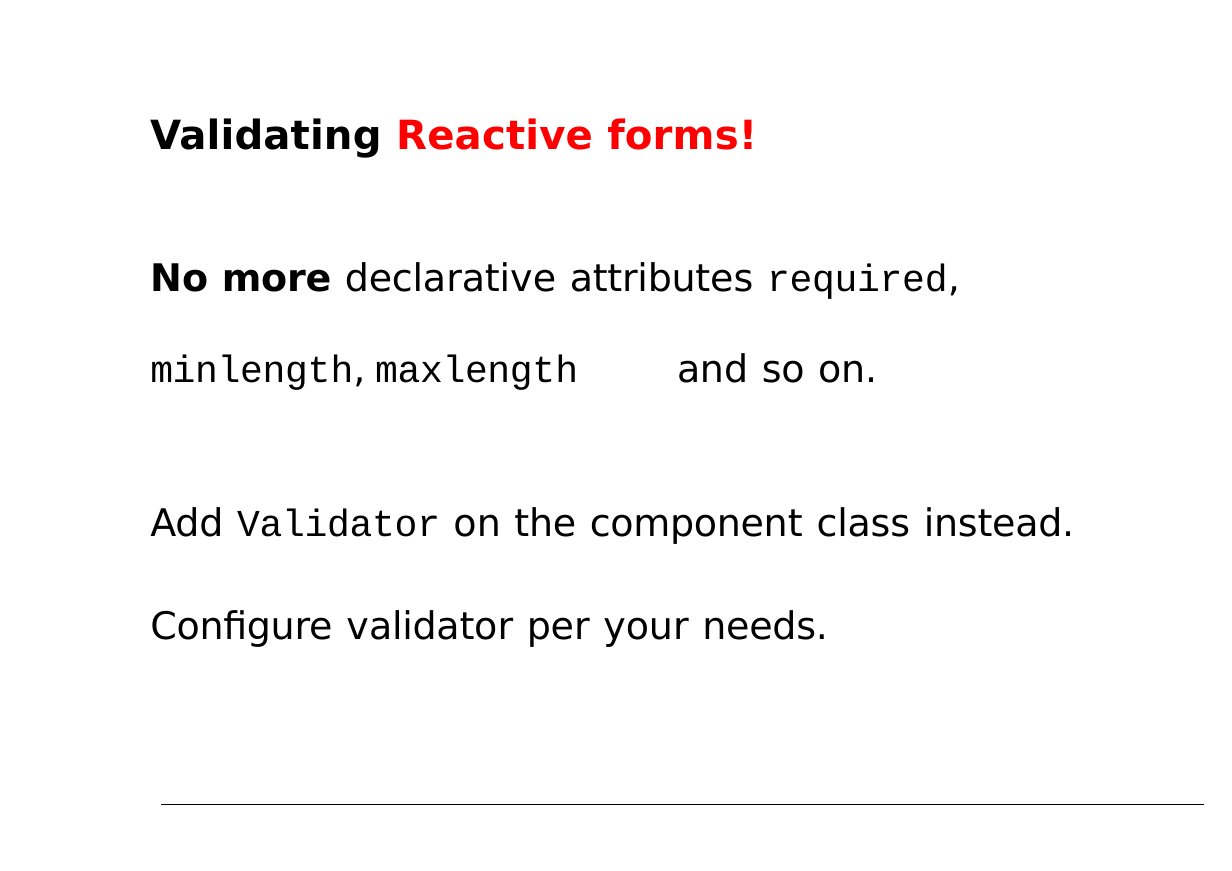
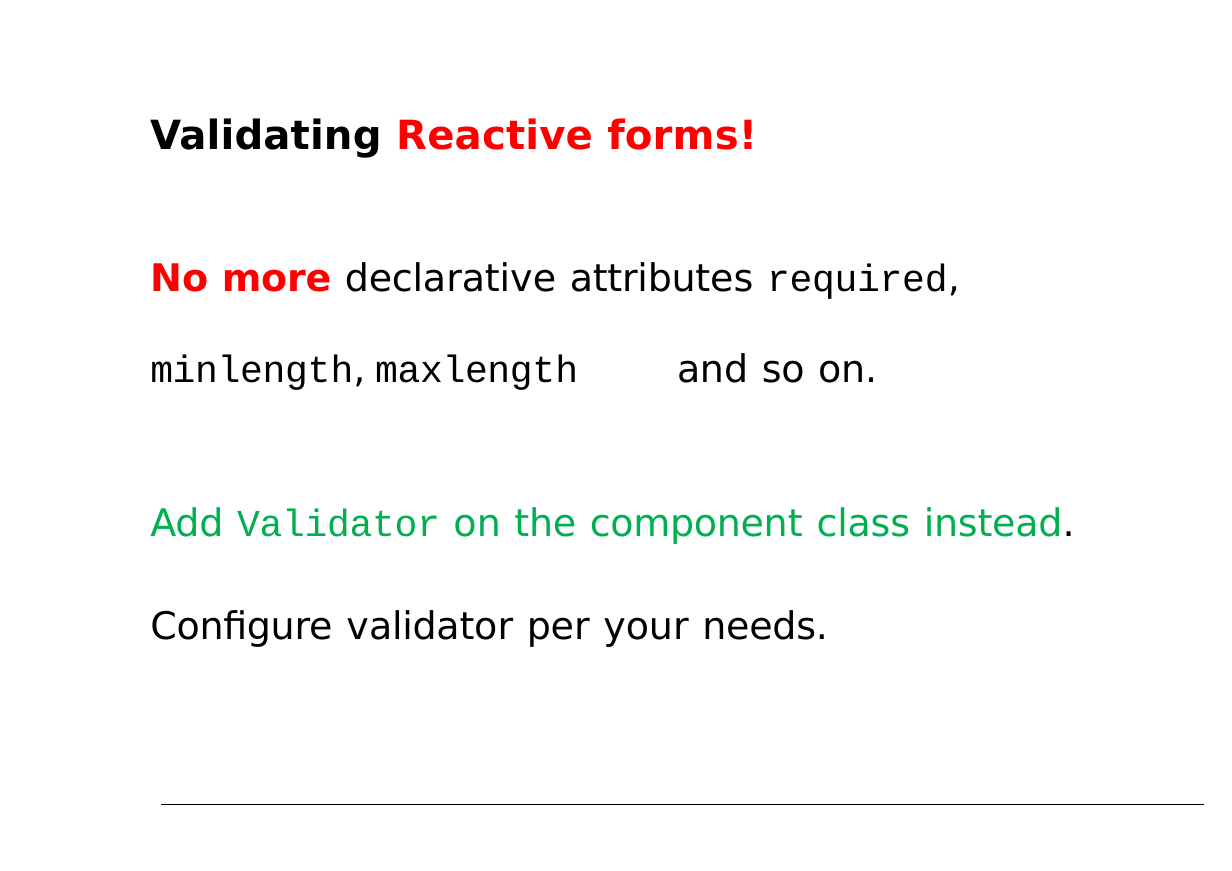
Before and after one commit to petereijgermans11/accelerator-programma, a slide deck: slide 54 of forms/Angular Forms.pptx. Drawn at 1232x871 pixels with LibreOffice and Linux fonts; fonts in the diff are those of the drawing. Boxes give left, top, right and bottom in pixels: in the first picture for what was removed or moved away, otherwise in the second. Text is boxed around its words. In the diff, an @@ line names an element or a change of style, - is before the commit and + after.

Commit message:
added forms array

```diff
--- a/forms/Angular Forms.pptx
+++ b/forms/Angular Forms.pptx
@@ text "No more declarative attributes required, ..." at bbox=[150, 262, 960, 390]: text colour #000000 to #FF0000 in "No more" @@
@@ text at bbox=[150, 507, 1075, 544]: text colour #000000 to #00B050 in "Add Validator on the component class instead." @@
```
Also in this commit, not shown: 7 other slides changed, 4 slides added, 5 other files.
